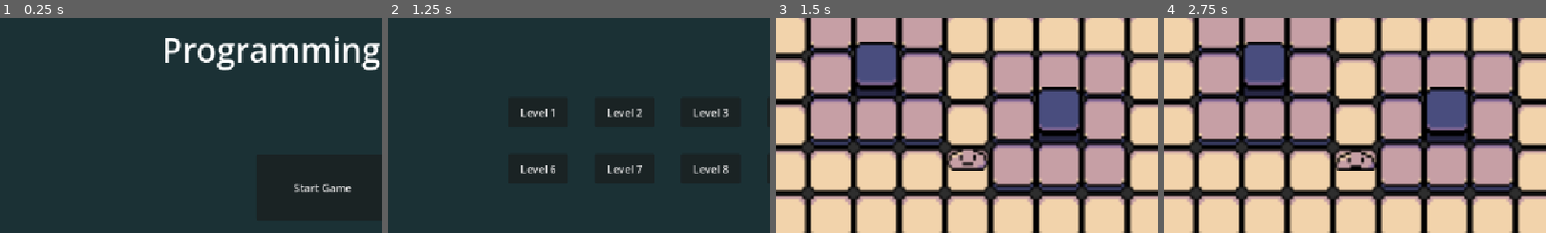
Above: before the commit, frames 1-4 (left to right).
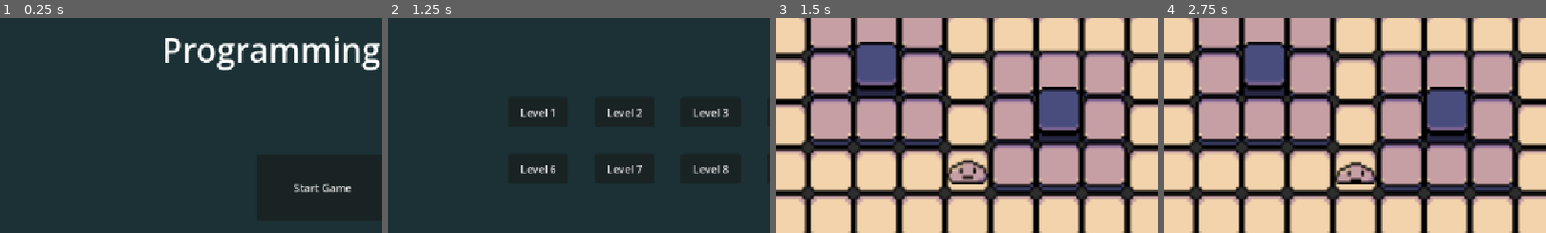
Above: after the commit, the same moments.

Repository: kingsley852412/FYP-YIKE-3-
Game: Godot game, scene res://start_menu.tscn
Same seed, same stepped clock (60 frames per second), same inputs: the game is played once before the commit and once after it. The project has no main scene, so this scene is started directly.
Inputs:
- Up to frame 1 (0.25 s): no input
- Up to frame 2 (1.25 s): click "Start Game" at 0.5 s
- Up to frame 3 (1.5 s): click "Level 1" at 1.25 s
- Up to frame 4 (2.75 s): click "Reset" at 2 s
The pictures show only the part of the screen within x 8-58%, y 23-73%; the shares and areas given below are measured in that part.

Frames 1-2 are identical in both runs. In frame 3, 1.5% of the frame differs, in the area x 44-56%, y 60-78%; in frame 4, 1.5%.

Commit message:
Implemented rescue action
After rescuing target, main character plays the "happy" animation

Diff:
--- a/compiler.gd
+++ b/compiler.gd
@@ -42,4 +42,5 @@
 	return [
 		[Action.MOVE_RIGHT, 5],
 		[Action.MOVE_DOWN, 4],
+		[Action.RESCUE],
 	]
--- a/game_map_scenes/game_map_scene_level1.tscn
+++ b/game_map_scenes/game_map_scene_level1.tscn
@@ -3,6 +3,7 @@
 [ext_resource type="Texture2D" uid="uid://cx6tcki4n7f8a" path="res://asset/tiles-animated.png" id="1_l0olh"]
 [ext_resource type="Texture2D" uid="uid://d1qns5qi7d3fi" path="res://asset/blob.png" id="2_m6wmu"]
 [ext_resource type="Script" uid="uid://d3n58aoqfdgwu" path="res://mc_body.gd" id="2_uhp08"]
+[ext_resource type="Texture2D" uid="uid://c735rd36smicw" path="res://asset/blob-happy.png" id="4_1vypj"]
 
 [sub_resource type="TileSetAtlasSource" id="TileSetAtlasSource_oi3di"]
 texture = ExtResource("1_l0olh")
@@ -69,6 +70,14 @@
 atlas = ExtResource("2_m6wmu")
 region = Rect2(34, 0, 16, 10)
 
+[sub_resource type="AtlasTexture" id="AtlasTexture_mwogo"]
+atlas = ExtResource("4_1vypj")
+region = Rect2(0, 0, 16, 10)
+
+[sub_resource type="AtlasTexture" id="AtlasTexture_hnnyu"]
+atlas = ExtResource("4_1vypj")
+region = Rect2(34, 0, 16, 10)
+
 [sub_resource type="SpriteFrames" id="SpriteFrames_f2txt"]
 animations = [{
 "frames": [{
@@ -84,6 +93,17 @@
 "loop": true,
 "name": &"default",
 "speed": 5.0
+}, {
+"frames": [{
+"duration": 1.0,
+"texture": SubResource("AtlasTexture_mwogo")
+}, {
+"duration": 1.0,
+"texture": SubResource("AtlasTexture_hnnyu")
+}],
+"loop": true,
+"name": &"happy",
+"speed": 20.0
 }]
 
 [sub_resource type="CircleShape2D" id="CircleShape2D_l0olh"]
@@ -126,6 +146,7 @@
 
 [node name="AnimatedSprite2D" type="AnimatedSprite2D" parent="MCBody" unique_id=435194801]
 sprite_frames = SubResource("SpriteFrames_f2txt")
+animation = &"happy"
 autoplay = "default"
 
 [node name="TargetBody" type="CharacterBody2D" parent="." unique_id=700413905]
--- a/game_map_script/game_map_scene_level_1.gd
+++ b/game_map_script/game_map_scene_level_1.gd
@@ -69,7 +69,11 @@
 ## (as opposed to the animated [method mcBody.tile_movement]).
 func level_reset() -> void:
 	mc_body.snap_to_cell(Vector2i(0, 0))
+	var mc_animated_sprite: AnimatedSprite2D = $MCBody/AnimatedSprite2D
+	mc_animated_sprite.play("default")
+
 	target_body.snap_to_cell(Vector2i(5, 4))
+	target_body.global_position.y += 20
 
 
 ## Compiles [param code_text] and performs each resulting action, one instruction at a time.
@@ -119,5 +123,19 @@
 				for j in range(i[1]):
 					await mc_body.tile_movement(Vector2.RIGHT)
 
+			compiler.Action.RESCUE:
+				# both bodies share the same TileMapLayer (../RoadTileMapLayer),
+				# so we can resolve cell coordinates through either one
+				var mc_cell: Vector2i = mc_body.tiles.local_to_map(
+					mc_body.tiles.to_local(mc_body.global_position)
+				)
+				var target_cell: Vector2i = target_body.tiles.local_to_map(
+					target_body.tiles.to_local(target_body.global_position)
+				)
+
+				if mc_cell == target_cell:
+					# mc_body is standing on target_body's cell -> rescue succeeds.
+					mc_body.rescue()
+
 			_:
 				assert(false, "unknown instruction")
--- a/mc_body.gd
+++ b/mc_body.gd
@@ -59,3 +59,10 @@
 func snap_to_cell(cell: Vector2i) -> void:
 	# e.g. if cell is [0, 0], the chracter teleports to (0, 0) grid in the gridMapLayer
 	global_position = tiles.to_global(tiles.map_to_local(cell))
+
+## main character use this function to rescue target
+##
+func rescue() -> void:
+	## after rescuring target, play the "happy" animation on mcbody
+	var mcbody_sprite: AnimatedSprite2D = $AnimatedSprite2D
+	mcbody_sprite.play("happy")
Binary file added: asset/blob-happy.png
Not shown, added: asset/blob-happy.png.import
